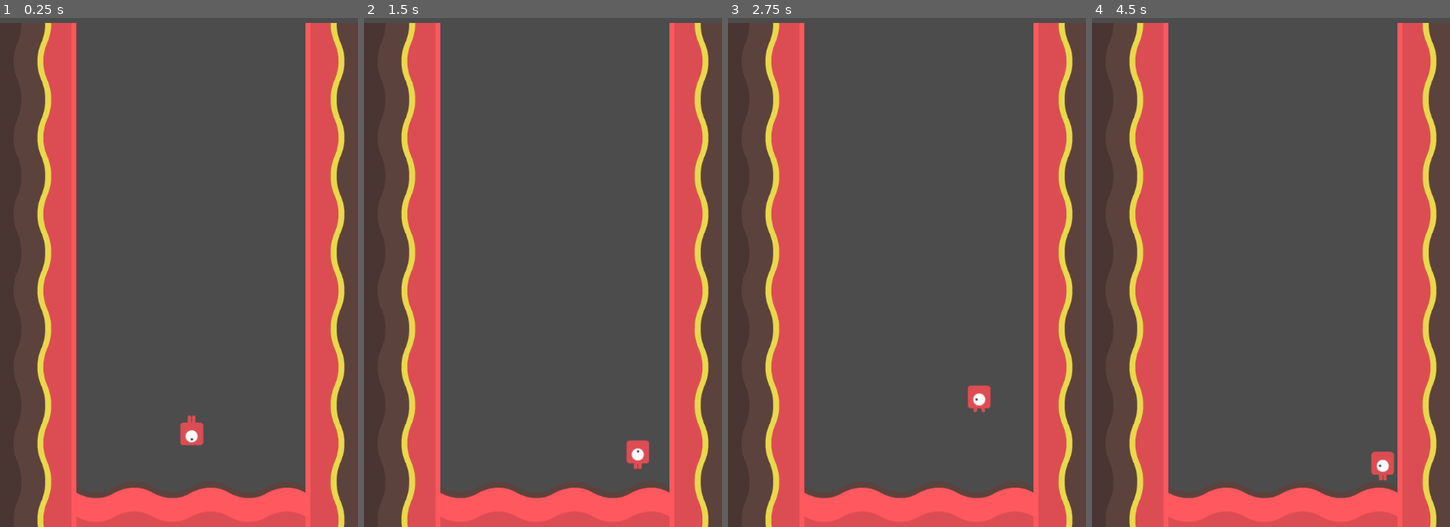
Above: before the commit, frames 1-4 (left to right).
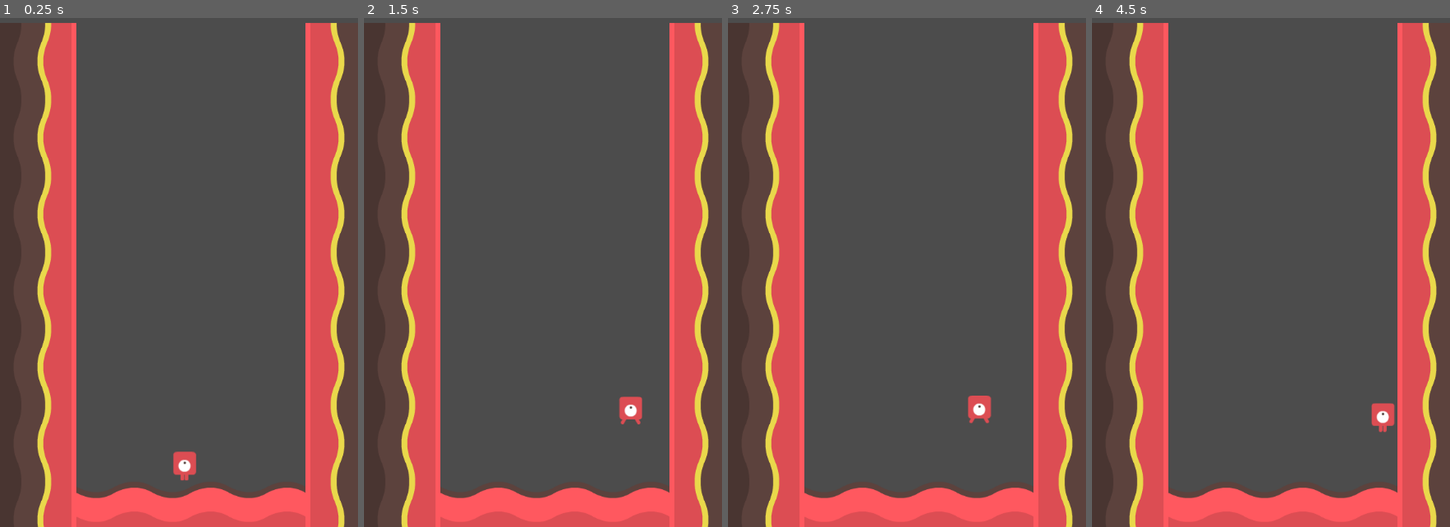
Above: after the commit, the same moments.

Repository: Cecilist/midterm-JDCecil
Game: Godot game, scene res://src/Level.tscn
Same seed, same stepped clock (60 frames per second), same inputs: the game is played once before the commit and once after it.
Inputs:
- Up to frame 1 (0.25 s): no input
- Up to frame 2 (1.5 s): hold Right (move_right) from 0.53 s (still down); tap Space (jump) at 0.6, 0.77, 1.07, 1.35 s
- Up to frame 3 (2.75 s): tap Space (jump) at 1.52, 1.82, 2.1 s; release Right (move_right) at 2.03 s; hold Left (move_left) from 2.03 s (still down)
- Up to frame 4 (4.5 s): release Left (move_left) at 2.78 s; hold Right (move_right) 2.78-4.28 s; tap Space (jump) at 2.85, 3.02, 3.32, 3.6, 3.77, 4.07, 4.35 s; hold Left (move_left) from 4.28 s (still down)

The runs differ from the first frame. In frame 1, 0.6% of the frame differs, in the area x 48-57%, y 78-91%; in frame 2, 0.6%; in frame 3, 0.4%; in frame 4, 0.6%.

Commit message:
Proper player animations should play while in air, and while walking in ground

Diff:
--- a/src/Level.tscn
+++ b/src/Level.tscn
@@ -87,4 +87,4 @@
 tile_data = PoolIntArray( 131072, -1610612736, 0, 131076, -1073741824, 0, 196608, -1610612736, 0, 196612, -1073741824,  …(355 unchanged characters)…
 
 [node name="SpawnPoint" type="Position2D" parent="."]
-position = Vector2( 321.086, 934.717 )
+position = Vector2( 309.194, 1003.69 )
--- a/src/Player.gd
+++ b/src/Player.gd
@@ -16,37 +16,43 @@
 		if direction.x < 0:
 			direction.x = 0
 		direction.x += 1
-		print(direction.x)
+		if is_on_floor():
+			_sprite.flip_h = false
+			_sprite.play("walk")
 
 	elif Input.is_action_pressed("move_left"):
 		if direction.x > 0:
 			direction.x = 0
 		direction.x -= 1
-		print(direction.x)
+		if is_on_floor():
+			_sprite.flip_h = true
+			_sprite.play("walk")
 
 	else:
 		# if nothing is being pressed, stop the character
-		direction.x = 0.0
+		direction.x = 0
+		if is_on_floor():
+			_sprite.play(" idle")
+
 
 
 	_velocity.x = direction.x * speed
 
-
-	if _sprite.flip_h and _velocity.x > 0:
-		_sprite.flip_h = false
-	elif not _sprite.flip_h and _velocity.x < 0:
-		_sprite.flip_h = true
-
-
-		if _velocity.x !=0:
-			_sprite.play("walk")
-		else:
-			_sprite.play("idle")
+	if _velocity.x != 0 and is_on_floor():
+		_sprite.play("walk")
+	else:
+		_sprite.play("jump")
 
 	if Input.is_action_just_pressed("jump") and is_on_floor():
 		_velocity.y -= jump_strength
 		_sprite.play("jump")
+
+	if not is_on_floor():
+		_sprite.play("jump")
+
 	if is_on_wall():
 		direction.x = 0
+	print(_velocity.x)
+	_velocity = move_and_slide(_velocity, Vector2.UP)
 
-	_velocity = move_and_slide(_velocity, Vector2.UP)
+	#print("final V = ", _velocity)
--- a/src/Player.tscn
+++ b/src/Player.tscn
@@ -13,7 +13,7 @@
 animations = [ {
 "frames": [ ExtResource( 7 ) ],
 "loop": true,
-"name": "idle",
+"name": " idle",
 "speed": 5.0
 }, {
 "frames": [ ExtResource( 5 ) ],
@@ -40,7 +40,7 @@
 
 [node name="AnimatedSprite" type="AnimatedSprite" parent="."]
 frames = SubResource( 1 )
-animation = "fall"
+animation = " idle"
 playing = true
 
 [node name="CollisionShape2D" type="CollisionShape2D" parent="."]
